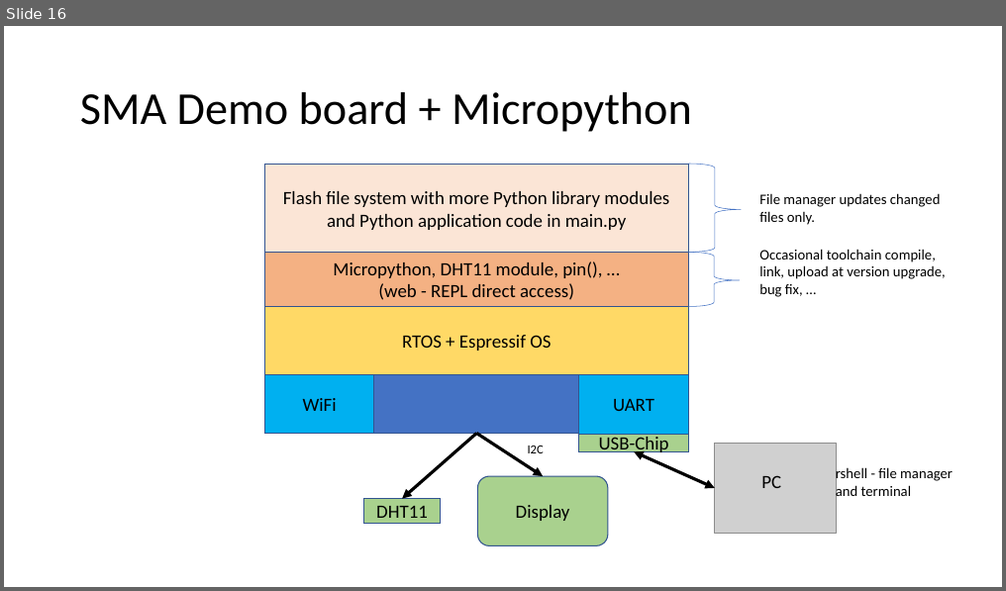
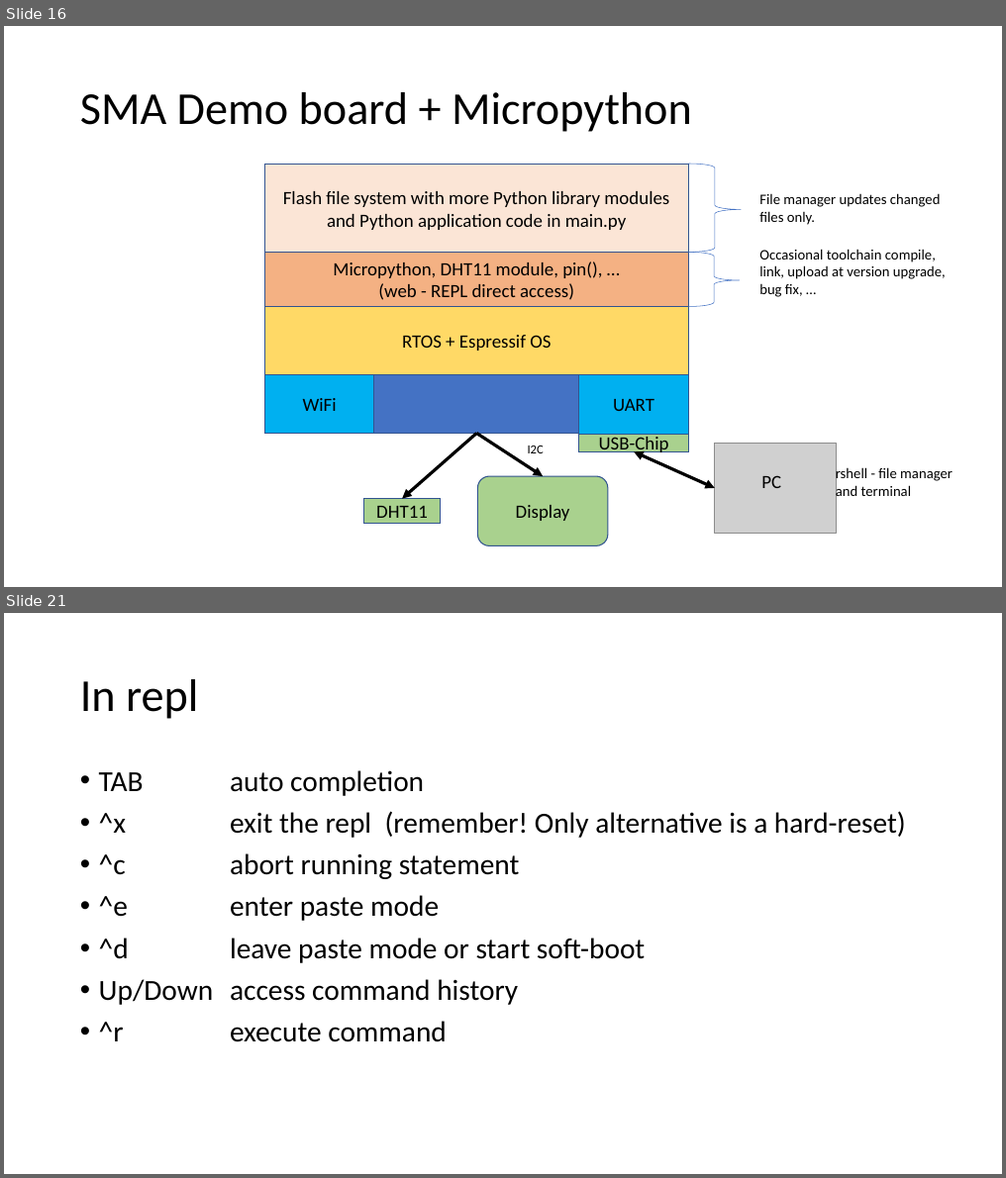
Before and after one commit to sensemakersamsterdam/micropython, a slide deck: MicroPython.pptx. Shown one above the other, each under a label of ours: slide 16 before the commit, slides 16 and 21 after it; the slides between them are not shown. The pictures are 1006x591 and 1006x1178 pixels, drawn with LibreOffice and Linux fonts; fonts in the diff are those of the drawing; grey boxes stand for pictures. Boxes give left, top, right and bottom in pixels: in the first picture for what was removed or moved away, otherwise in the second. Text is boxed around its words. In the diff, an @@ line names an element or a change of style, - is before the commit and + after.

```diff
--- a/MicroPython.pptx
+++ b/MicroPython.pptx
@@ slide 21 added at bbox=[4, 613, 1002, 1174], background #FFFFFF @@
@@ title added at bbox=[80, 679, 198, 719], 44 pt, text #000000 @@
+In repl
@@ text added at bbox=[99, 770, 906, 1043], 28 pt, text #000000 @@
+• TAB auto completion
+• ^x exit the repl (remember! Only alternative is a hard-reset)
+• ^c abort running statement
+• ^e enter paste mode
+• ^d leave paste mode or start soft-boot
+• Up/Down access command history
+• ^r execute command
```
Also in this commit, not shown: 8 other slides added.
